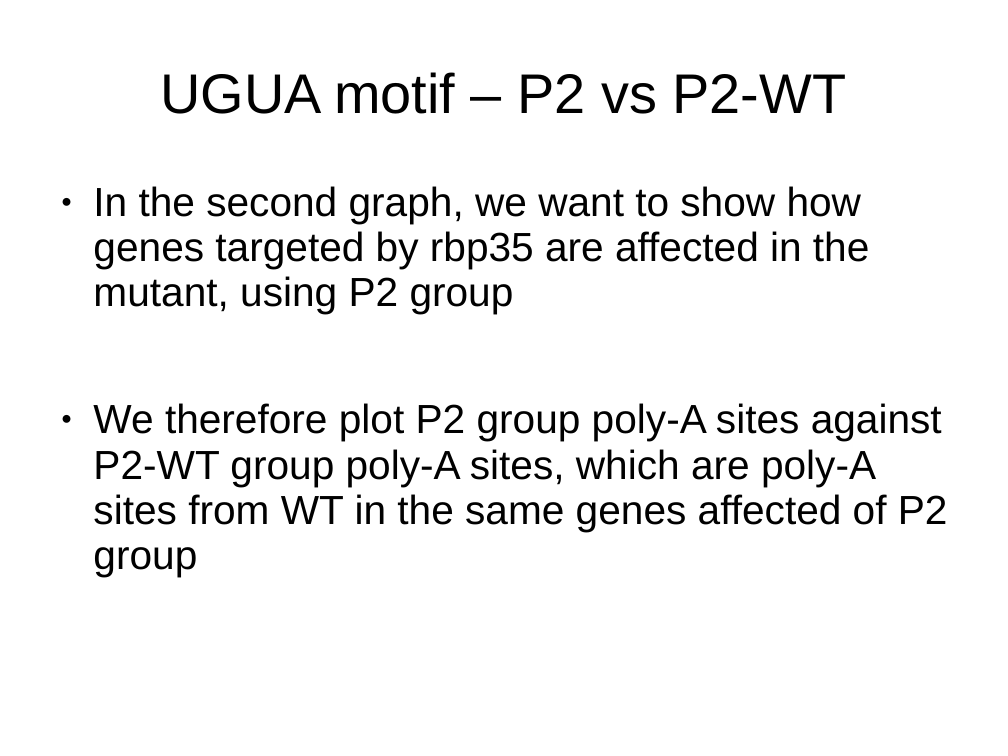
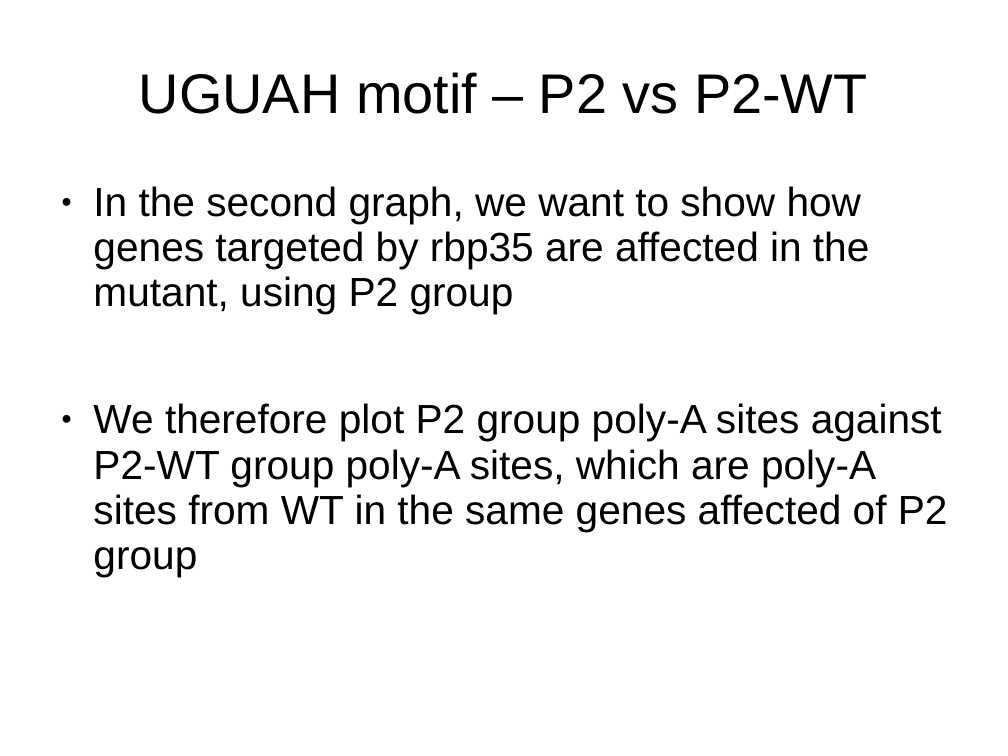
Before and after one commit to wilkinsonlab/m-oryzae-polya, a slide deck: slide 37 of oryzae_data.odp (slide 23 before the commit). Drawn at 1008x756 pixels with LibreOffice and Linux fonts; fonts in the diff are those of the drawing. Boxes give left, top, right and bottom in pixels: in the first picture for what was removed or moved away, otherwise in the second. Text is boxed around its words. In the diff, an @@ line names an element or a change of style, - is before the commit and + after.

```diff
--- a/oryzae_data.odp
+++ b/oryzae_data.odp
@@ text at (139,72,868,114): text changed @@
-UGUA motif – P2 vs P2-WT
+UGUAH motif – P2 vs P2-WT
```
Also in this commit, not shown: 14 other slides changed, 11 slides added, 1 slide removed, 2 other files.
